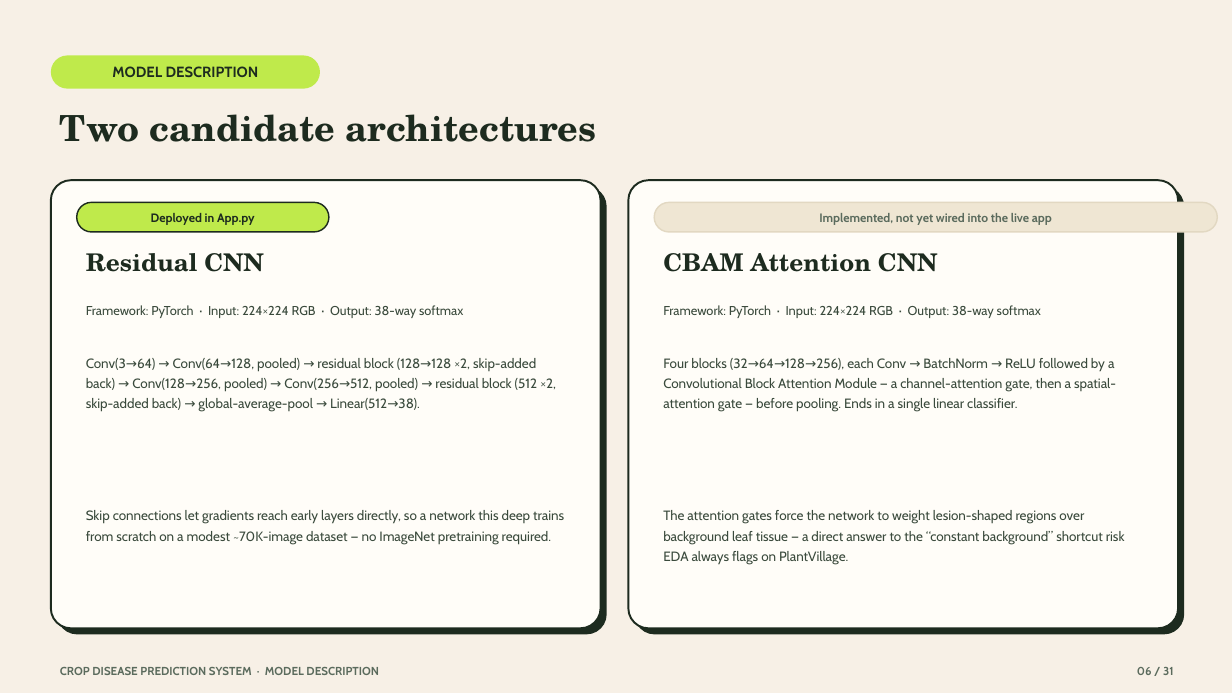
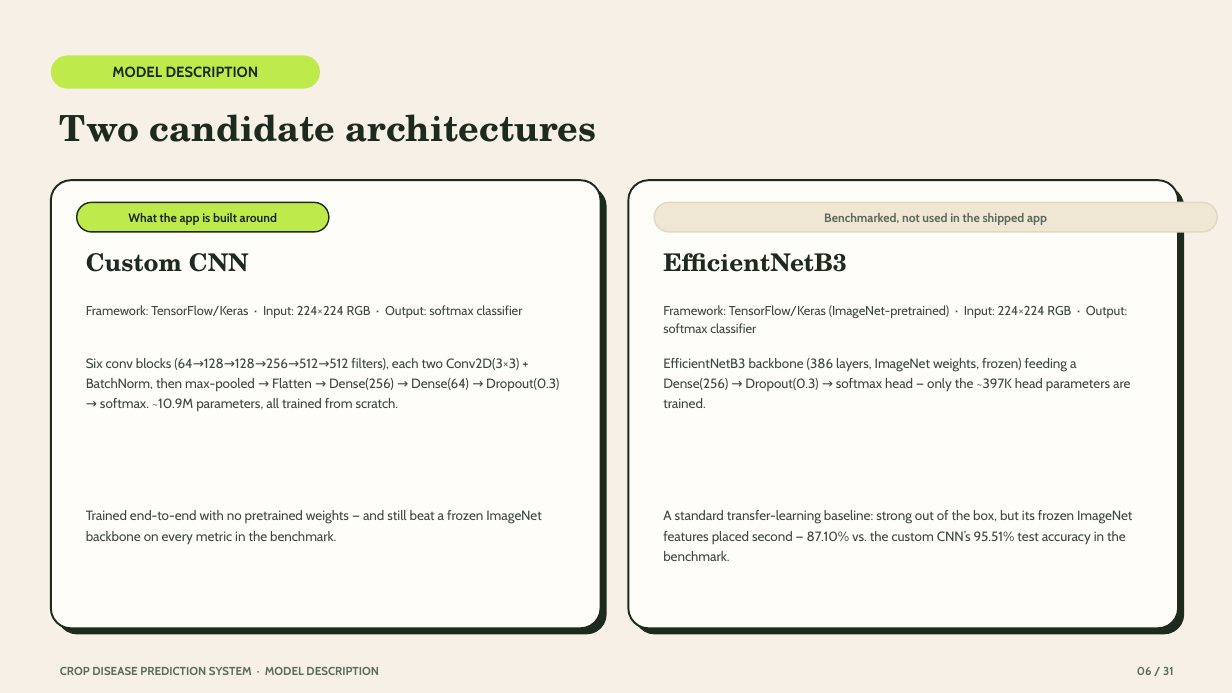
Before and after one commit to devSaksham/crop-disease-detection, a slide deck: slide 6 of presentation/Crop_Disease_Prediction_System.pptx. Drawn at 1232x693 pixels with LibreOffice and Linux fonts; fonts in the diff are those of the drawing. Boxes give left, top, right and bottom in pixels: in the first picture for what was removed or moved away, otherwise in the second. Text is boxed around its words. In the diff, an @@ line names an element or a change of style, - is before the commit and + after.

Commit message:
Reframe model docs around Custom CNN vs EfficientNet
README and the walkthrough deck named the PyTorch ResNet/CBAM
implementation directly. Reword both to describe the architecture
choice the way the project's actual benchmark notebook
(plantvillage_disease_detection_ran.ipynb) frames it: a custom CNN
trained from scratch vs. an EfficientNetB3 transfer-learning baseline,
with the custom CNN winning on every metric (95.51% vs 87.10% test
accuracy, 94.59% vs 86.92% macro-F1).

Slides 3, 6, and 30 of the PPTX are rewritten with that notebook's
real numbers and architecture description, including the honest
caveat that the comparison ran on a 15-class subset, not yet the
full 38-class set.

Implementation files (src/CBAM_model.py, src/custom_resnet.py, the
PyTorch training notebook) are untouched.

```diff
--- a/presentation/Crop_Disease_Prediction_System.pptx
+++ b/presentation/Crop_Disease_Prediction_System.pptx
@@ text in rounded rectangle at <box>128,213,277,225</box>: text changed @@
-Deployed in App.py
+What the app is built around
@@ text in rounded rectangle at <box>824,213,1047,225</box>: text changed @@
-Implemented, not yet wired into the live app
+Benchmarked, not used in the shipped app
@@ text at <box>86,253,248,272</box>: text changed @@
-Residual CNN
+Custom CNN
@@ text at <box>663,253,847,272</box>: text changed @@
-CBAM Attention CNN
+EfficientNetB3
@@ text at <box>86,305,523,318</box>: text changed @@
-Framework: PyTorch · Input: 224×224 RGB · Output: 38-way softmax
+Framework: TensorFlow/Keras · Input: 224×224 RGB · Output: softmax classifier
@@ text at <box>663,305,1128,333</box>: text changed @@
-Framework: PyTorch · Input: 224×224 RGB · Output: 38-way softmax
+Framework: TensorFlow/Keras (ImageNet-pretrained) · Input: 224×224 RGB · Output: softmax classifier
@@ text at <box>86,358,559,412</box>: text changed @@
-Conv(3→64) → Conv(64→128, pooled) → residual block (128→128 ×2, skip-added back) → Conv(128→256, pooled) → Conv(256→512, pooled) → residual block (512 ×2, skip-added back) → global-average-pool → Linear(512→38).
+Six conv blocks (64→128→128→256→512→512 filters), each two Conv2D(3×3) + BatchNorm, then max-pooled → Flatten → Dense(256) → Dense(64) → Dropout(0.3) → softmax. ~10.9M parameters, all trained from scratch.
@@ text at <box>663,358,1130,408</box>: text changed @@
-Four blocks (32→64→128→256), each Conv → BatchNorm → ReLU followed by a Convolutional Block Attention Module — a channel-attention gate, then a spatial-attention gate — before pooling. Ends in a single linear classifier.
+EfficientNetB3 backbone (386 layers, ImageNet weights, frozen) feeding a Dense(256) → Dropout(0.3) → softmax head — only the ~397K head parameters are trained.
@@ text at <box>86,510,541,544</box>: text changed @@
-Skip connections let gradients reach early layers directly, so a network this deep trains from scratch on a modest ~70K-image dataset — no ImageNet pretraining required.
+Trained end-to-end with no pretrained weights — and still beat a frozen ImageNet backbone on every metric in the benchmark.
@@ text at <box>663,510,1132,561</box>: text changed @@
-The attention gates force the network to weight lesion-shaped regions over background leaf tissue — a direct answer to the “constant background” shortcut risk EDA always flags on PlantVillage.
+A standard transfer-learning baseline: strong out of the box, but its frozen ImageNet features placed second — 87.10% vs. the custom CNN’s 95.51% test accuracy in the benchmark.
```
Also in this commit, not shown: 2 other slides changed, 1 other file.
